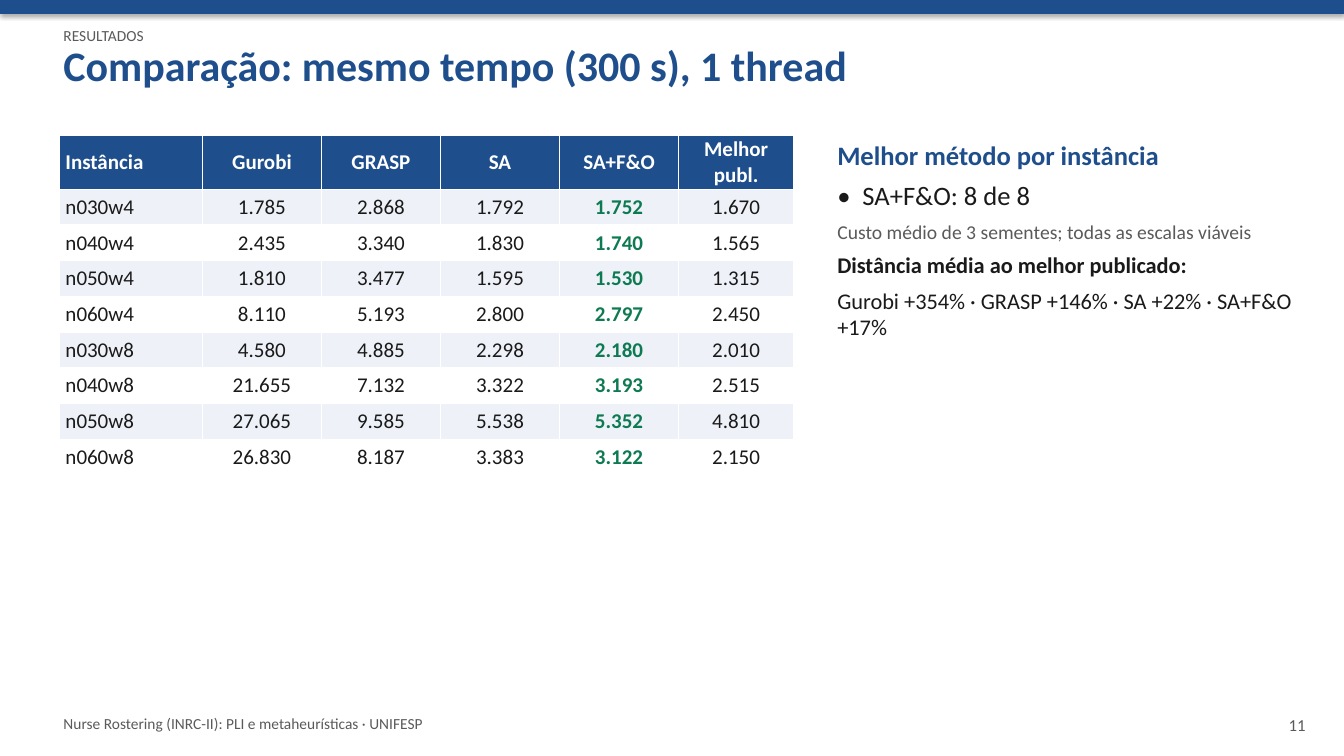
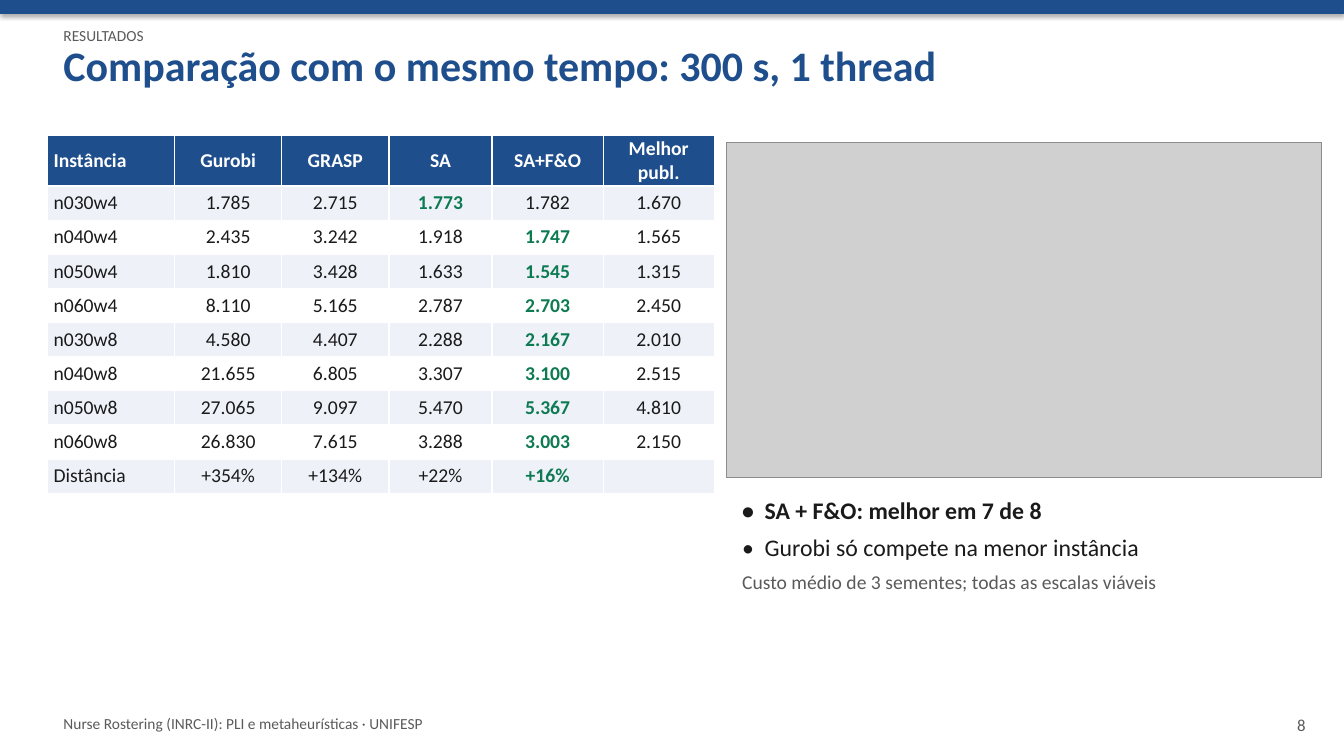
Before and after one commit to crazen/projetopo, a slide deck: slide 8 of entregas/etapa7_apresentacao.pptx (slide 11 before the commit). Drawn at 1344x756 pixels with LibreOffice and Linux fonts; fonts in the diff are those of the drawing; grey boxes stand for pictures. Boxes give left, top, right and bottom in pixels: in the first picture for what was removed or moved away, otherwise in the second. Text is boxed around its words. In the diff, an @@ line names an element or a change of style, - is before the commit and + after.

```diff
--- a/entregas/etapa7_apresentacao.pptx
+++ b/entregas/etapa7_apresentacao.pptx
@@ text at (63,51,936,88): text changed @@
-Comparação: mesmo tempo (300 s), 1 thread
+Comparação com o mesmo tempo: 300 s, 1 thread
@@ table at (47,135,713,486) @@
-row 2: n030w4 | 1.785 | 2.868 | 1.792 | 1.752 | 1.670
-row 3: n040w4 | 2.435 | 3.340 | 1.830 | 1.740 | 1.565
-row 4: n050w4 | 1.810 | 3.477 | 1.595 | 1.530 | 1.315
-row 5: n060w4 | 8.110 | 5.193 | 2.800 | 2.797 | 2.450
-row 6: n030w8 | 4.580 | 4.885 | 2.298 | 2.180 | 2.010
-row 7: n040w8 | 21.655 | 7.132 | 3.322 | 3.193 | 2.515
-row 8: n050w8 | 27.065 | 9.585 | 5.538 | 5.352 | 4.810
-row 9: n060w8 | 26.830 | 8.187 | 3.383 | 3.122 | 2.150
+row 2: n030w4 | 1.785 | 2.715 | 1.773 | 1.782 | 1.670
+row 3: n040w4 | 2.435 | 3.242 | 1.918 | 1.747 | 1.565
+row 4: n050w4 | 1.810 | 3.428 | 1.633 | 1.545 | 1.315
+row 5: n060w4 | 8.110 | 5.165 | 2.787 | 2.703 | 2.450
+row 6: n030w8 | 4.580 | 4.407 | 2.288 | 2.167 | 2.010
+row 7: n040w8 | 21.655 | 6.805 | 3.307 | 3.100 | 2.515
+row 8: n050w8 | 27.065 | 9.097 | 5.470 | 5.367 | 4.810
+row 9: n060w8 | 26.830 | 7.615 | 3.288 | 3.003 | 2.150
+row 10: Distância | +354% | +134% | +22% | +16% | 
@@ table: place and size @@
-table at (59,135,793,468)
+table at (47,135,713,486)
@@ picture added at (726,143,1322,478) @@
@@ text at (837,257,1291,335): paragraphs removed @@
-Distância média ao melhor publicado:
-Gurobi +354% · GRASP +146% · SA +22% · SA+F&O +17%
@@ text "• SA + F&O: melhor ...": place and size @@
-text "• SA + F&O: melhor ..." at (837,146,1291,335)
+text "• SA + F&O: melhor ..." at (742,502,1156,591)
@@ text at (765,502,1139,560): text changed; size 19 to 17 pt; text colour #1F4E8C to #1A1A1A; bold off @@
-Melhor método por instância
-• SA+F&O: 8 de 8
+• SA + F&O: melhor em 7 de 8
+• Gurobi só compete na menor instância
@@ text at (1297,719,1305,731): text changed @@
-11
+8
```
Also in this commit, not shown: 9 other slides changed, 2 slides added, 3 slides removed, 14 other files.
